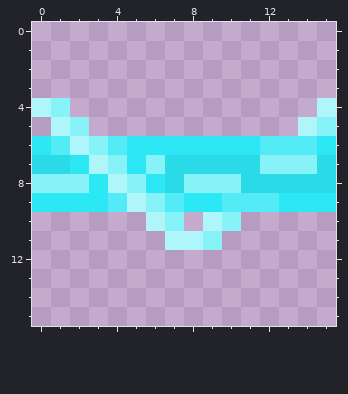
Pixel-art file -- assets/aseprite/frost_beam.aseprite. The picture above is the old version.
16x16 pixels, 1 frame.
And afterwards:
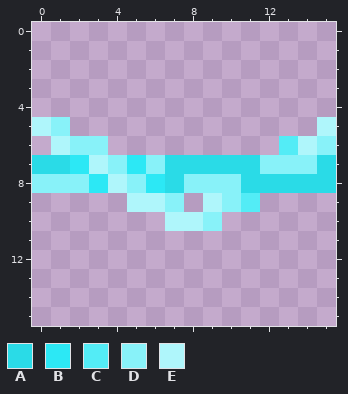
Palette (. is transparent): A #2adbe7  B #2ce8f5  C #53ecf6  D #88f2f9  E #aff6fb
Difference:
Colour B becomes colour D in row 6 at x 15.
Colour C becomes colour D in row 9 at x 7 and 10.
Colour E becomes colour D in row 5 at x 1; in row 6 at x 2; in row 10 at x 9.
The author put colour E in row 5 at x 0; in row 10 at x 8.
Colour B becomes colour E in row 9 at x 9.
Colour C becomes colour E in row 6 at x 1 and 14.
Colour D becomes colour E in row 5 at x 15; in row 9 at x 6; in row 10 at x 7.
The edit erases colour B in row 6 at x 0 and 5 to 11; in row 9 at x 0 to 3, 8 and 13 to 15.
The edit erases colour C in row 6 at x 4 and 12; in row 9 at x 4 and 12.
The edit erases colour D in row 4 at x 1; in row 5 at x 2; in row 10 at x 10; in row 11 at x 9.
The edit erases colour E in row 4 at x 0 and 15; in row 5 at x 14; in row 10 at x 6; in row 11 at x 7 to 8.
Boxes around the changes in both pictures, in picture pixels (x1, y1, x2, y2):
changed: (32, 98, 336, 250)
